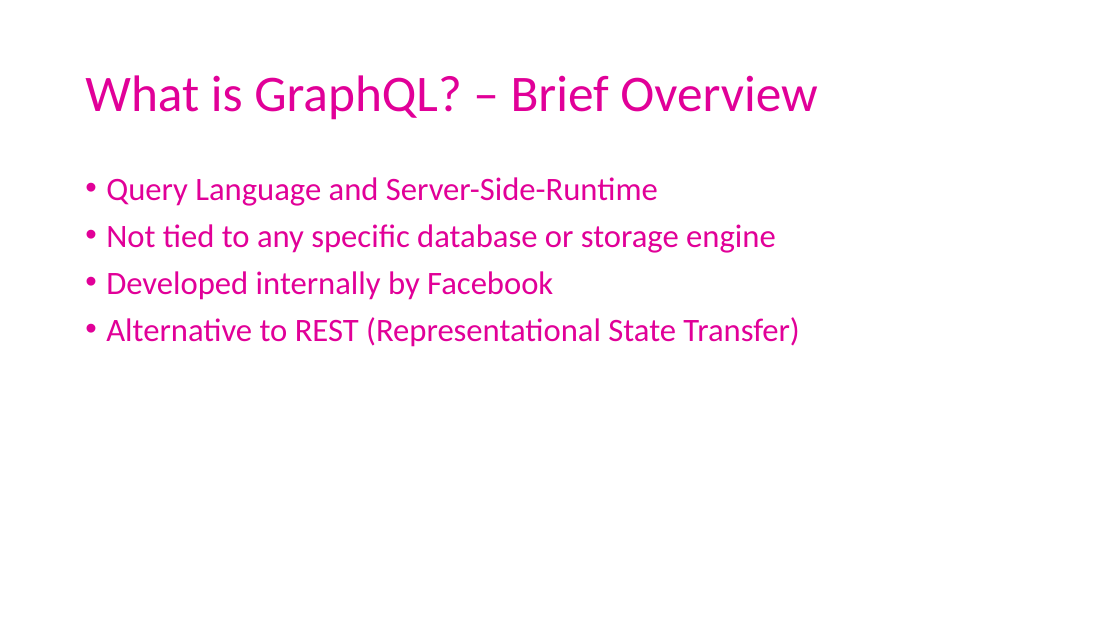
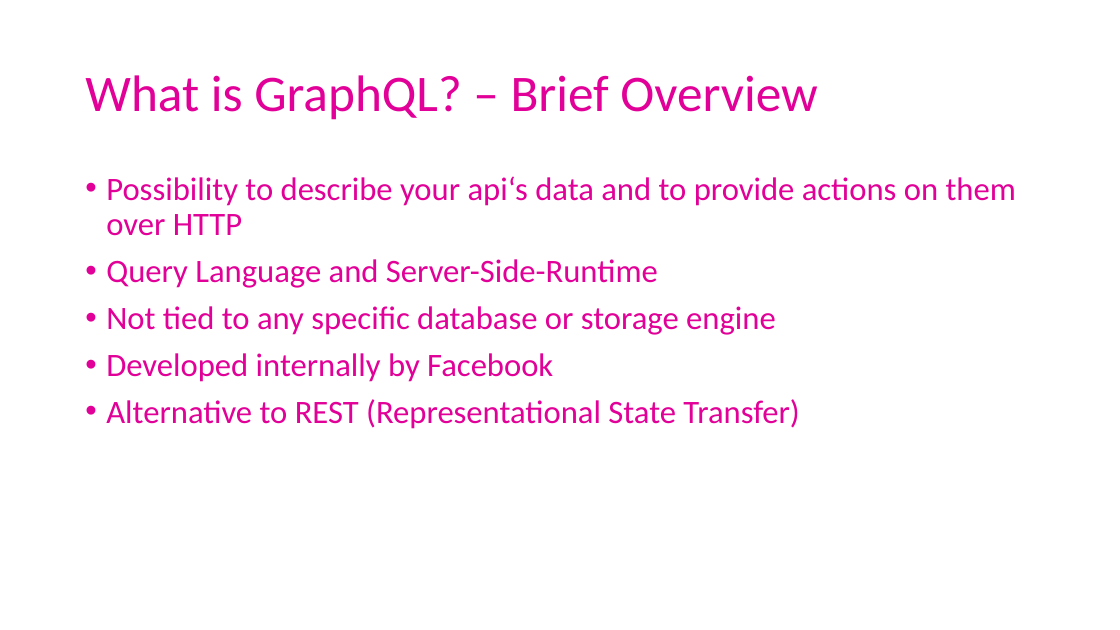
Before and after one commit to ArneSchulze/GraphQL, a slide deck: slide 4 of slides.pptx. Drawn at 1120x630 pixels with LibreOffice and Linux fonts; fonts in the diff are those of the drawing. Boxes give left, top, right and bottom in pixels: in the first picture for what was removed or moved away, otherwise in the second. Text is boxed around its words. In the diff, an @@ line names an element or a change of style, - is before the commit and + after.

```diff
--- a/slides.pptx
+++ b/slides.pptx
@@ text at <box>106,176,1016,236</box>: paragraph added @@
+• Possibility to describe your api‘s data and to provide actions on them over HTTP
```
Also in this commit, not shown: 3 other slides changed, 1 other file.
